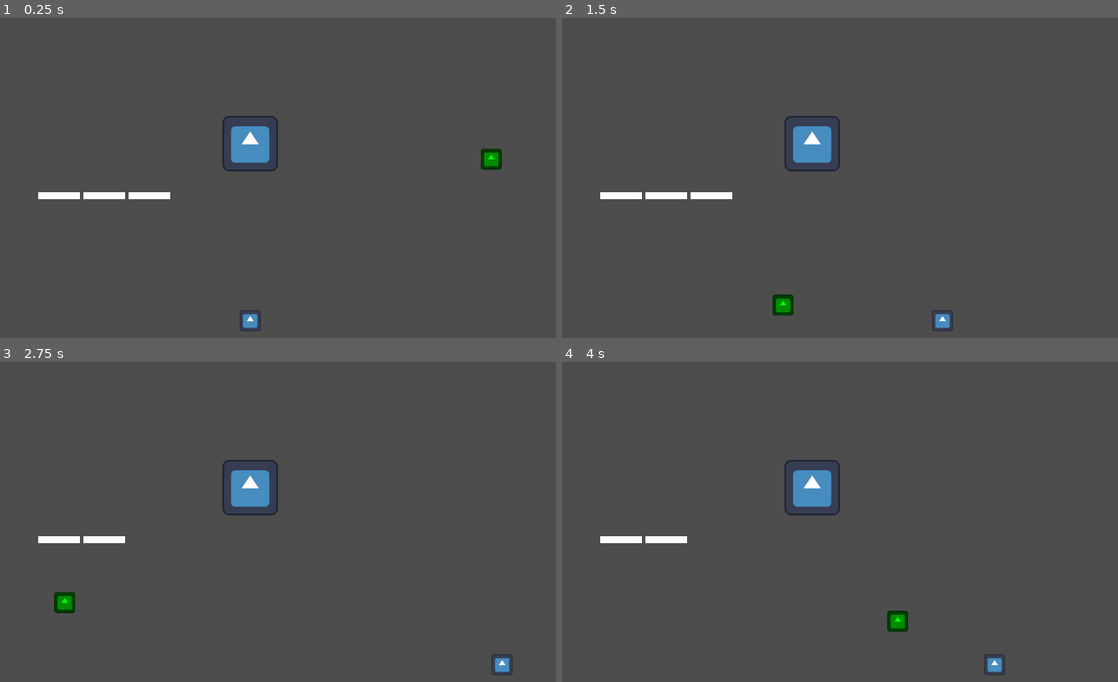
Above: before the commit, frames 1-4 (two rows, left to right).
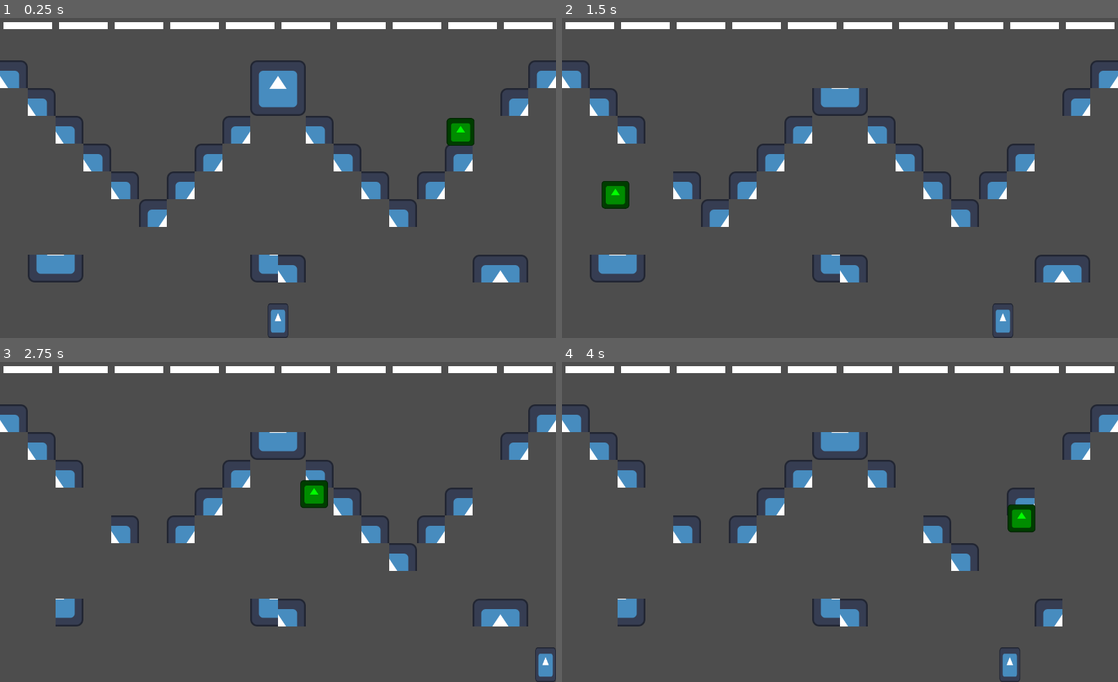
Above: after the commit, the same moments.

Repository: Utsuhoagie/Touhou-Fan-Game-Jam-13
Game: Godot game, scene res://stages/stage_1.tscn
The game is run twice, just before and just after one commit, with the same random seed, the same clock (stepped at 60 frames per second) and the same inputs. The engine's default icon, where the game draws it, is replaced by a stand-in: a white triangle on a blue panel in a dark square.
Inputs:
- Up to frame 1 (0.25 s): no input
- Up to frame 2 (1.5 s): hold D (player_right) 0.53-1.28 s; hold Z (player_shoot) 0.53-1.28 s; tap X (player_swing) at 0.8, 1.35 s; hold Down (player_down) from 1.28 s (still down)
- Up to frame 3 (2.75 s): tap Z (player_shoot) at 1.55 s; release Down (player_down) at 2.03 s; hold D (player_right) from 2.03 s (still down); hold Shift (player_focus) from 2.03 s (still down); tap X (player_swing) at 2.3 s
- Up to frame 4 (4 s): release D (player_right) at 2.78 s; release Shift (player_focus) at 2.78 s; hold Up (player_up) 2.78-3.53 s; tap Z (player_shoot) at 2.85 s; hold A (player_left) from 3.53 s (still down); tap X (player_swing) at 3.6 s

The runs differ from the first frame. In frame 1, 11% of the frame differs, in the area x 0-100%, y 1-100%; in frame 2, 9.8%; in frame 3, 9.0%; in frame 4, 8.4%.

Commit message:
Polished Stage 1 gameplay

Diff:
--- a/entities/stage1/YinyangOrb.gd
+++ b/entities/stage1/YinyangOrb.gd
@@ -8,7 +8,7 @@
 var gravity: float = ProjectSettings.get_setting("physics/2d/default_gravity")
 
 func _ready() -> void:
-	velocity = Vector2(-500, -500)
+	velocity = Vector2(-750, -750)
 
 func _physics_process(delta: float) -> void:
 	velocity.y += gravity * delta
@@ -21,11 +21,16 @@
 	if collision:
 		var collider: Object = collision.get_collider()
 		velocity = velocity.bounce(collision.get_normal())
-		velocity.y *= 0.9
+		velocity *= 0.9
 
 	sprite_2d.flip_h = velocity.x < 0
 
 func handle_player_swing(player_pos: Vector2) -> void:
 	var pos_diff: Vector2 = position - player_pos
+	var angle_radians: float = atan2(pos_diff.y, pos_diff.x)
+	angle_radians = remap(angle_radians, -PI, 0, -PI * 0.875, -PI * 0.125)
 
-	velocity = Vector2(swing_bounce * (pos_diff.x / 50), 0 - swing_bounce)
+	velocity = Vector2(
+		swing_bounce * cos(angle_radians),
+		swing_bounce * sin(angle_radians)
+	)
--- a/entities/stage1/block.tscn
+++ b/entities/stage1/block.tscn
@@ -3,10 +3,10 @@
 [ext_resource type="Script" path="res://entities/stage1/block.gd" id="1_lav3a"]
 
 [sub_resource type="RectangleShape2D" id="RectangleShape2D_cr7ag"]
-size = Vector2(96, 16)
+size = Vector2(112, 16)
 
 [sub_resource type="RectangleShape2D" id="RectangleShape2D_un0y8"]
-size = Vector2(98, 18)
+size = Vector2(114, 18)
 
 [node name="Block" type="StaticBody2D" groups=["blocks"]]
 collision_layer = 8
@@ -14,9 +14,9 @@
 script = ExtResource("1_lav3a")
 
 [node name="ColorRect" type="ColorRect" parent="."]
-offset_left = -48.0
+offset_left = -56.0
 offset_top = -8.0
-offset_right = 48.0
+offset_right = 56.0
 offset_bottom = 8.0
 
 [node name="CollisionShape2D" type="CollisionShape2D" parent="."]
--- a/entities/stage1/card_tilemap.gd
+++ b/entities/stage1/card_tilemap.gd
@@ -1,9 +1,13 @@
 extends TileMap
 
 func check_overlap(orb_pos: Vector2):
-	var current_tile_coords: Vector2i = local_to_map(orb_pos)
-	if get_cell_source_id(0, current_tile_coords) != -1:
-		set_cell(0, current_tile_coords, -1)
+	var current_tile_coords: Array[Vector2i] = [
+		local_to_map(floor(orb_pos)),
+		local_to_map(ceil(orb_pos))
+	]
 
-	if randi_range(0, 40) > 40:
-		print("shoot bullet")
+	for coord in current_tile_coords:
+		if get_cell_source_id(0, coord) != -1:
+			set_cell(0, coord, -1)
+			if randi_range(0, 100) > 60:
+				print("shoot bullet")
--- a/entities/stage1/player1.gd
+++ b/entities/stage1/player1.gd
@@ -1,9 +1,10 @@
 extends Area2D
 
-const speed: int = 400
+@export var speed: int = 400
 
 @onready var hitbox := $Hitbox
 @onready var swing_collision_area := $SwingCollisionArea
+@onready var swing_cooldown_timer = $SwingCooldownTimer
 @onready var yinyang_orb := $"../YinyangOrb"
 
 var player_size: Vector2i
@@ -18,11 +19,15 @@
 	handle_movement(input_map, delta)
 
 	if (Input.is_action_just_pressed("player_swing")
-	and swing_collision_area.has_overlapping_bodies()):
+	and swing_collision_area.has_overlapping_bodies()
+	and swing_cooldown_timer.time_left == 0.0):
 		yinyang_orb.handle_player_swing(position)
 
-	if has_overlapping_bodies():
-		die()
+	if Input.is_action_just_pressed("player_shoot"):
+		print("tuday is faiday in karifuonia")
+
+	#if has_overlapping_bodies():
+		#die()
 
 	update_animations()
 
--- a/entities/stage1/player1.tscn
+++ b/entities/stage1/player1.tscn
@@ -3,11 +3,12 @@
 [ext_resource type="Script" path="res://entities/stage1/player1.gd" id="1_1cxu7"]
 [ext_resource type="Texture2D" uid="uid://bpg10gcp7mb6i" path="res://icon.svg" id="2_kvm3v"]
 
-[sub_resource type="CircleShape2D" id="CircleShape2D_wpltg"]
+[sub_resource type="CapsuleShape2D" id="CapsuleShape2D_il02v"]
 radius = 24.0
+height = 80.0
 
 [sub_resource type="RectangleShape2D" id="RectangleShape2D_b6vh5"]
-size = Vector2(128, 88)
+size = Vector2(208, 160)
 
 [node name="Player" type="Area2D"]
 collision_layer = 2
@@ -15,16 +16,21 @@
 script = ExtResource("1_1cxu7")
 
 [node name="Sprite2D" type="Sprite2D" parent="."]
-scale = Vector2(0.375, 0.375)
+position = Vector2(0, -7.15256e-07)
+scale = Vector2(0.375, 0.625)
 texture = ExtResource("2_kvm3v")
 
 [node name="Hitbox" type="CollisionShape2D" parent="."]
-shape = SubResource("CircleShape2D_wpltg")
+shape = SubResource("CapsuleShape2D_il02v")
 
 [node name="SwingCollisionArea" type="Area2D" parent="."]
 collision_layer = 2
 collision_mask = 4
 
 [node name="CollisionShape2D" type="CollisionShape2D" parent="SwingCollisionArea"]
-position = Vector2(0, -20)
+position = Vector2(0, -40)
 shape = SubResource("RectangleShape2D_b6vh5")
+
+[node name="SwingCooldownTimer" type="Timer" parent="."]
+wait_time = 0.5
+one_shot = true
--- a/entities/stage1/yinyang_orb.tscn
+++ b/entities/stage1/yinyang_orb.tscn
@@ -4,7 +4,7 @@
 [ext_resource type="Texture2D" uid="uid://bpg10gcp7mb6i" path="res://icon.svg" id="2_bfe5t"]
 
 [sub_resource type="CircleShape2D" id="CircleShape2D_qud6h"]
-radius = 24.0
+radius = 32.0
 
 [node name="YinyangOrb" type="CharacterBody2D"]
 collision_layer = 4
@@ -13,7 +13,7 @@
 
 [node name="Sprite2D" type="Sprite2D" parent="."]
 modulate = Color(0, 1, 0, 1)
-scale = Vector2(0.375, 0.375)
+scale = Vector2(0.5, 0.5)
 texture = ExtResource("2_bfe5t")
 
 [node name="CollisionShape2D" type="CollisionShape2D" parent="."]
--- a/stages/stage_1.tscn
+++ b/stages/stage_1.tscn
@@ -1,29 +1,55 @@
-[gd_scene load_steps=5 format=3 uid="uid://cysbqrfdw3t7j"]
+[gd_scene load_steps=6 format=3 uid="uid://cysbqrfdw3t7j"]
 
 [ext_resource type="PackedScene" uid="uid://d0v5llflhppxi" path="res://entities/stage1/card_tilemap.tscn" id="1_dh076"]
 [ext_resource type="PackedScene" uid="uid://cufr5n30dlusn" path="res://entities/stage1/player1.tscn" id="2_dmm36"]
 [ext_resource type="PackedScene" uid="uid://bcgpq1uj22phm" path="res://entities/stage1/yinyang_orb.tscn" id="3_hwy0x"]
 [ext_resource type="PackedScene" uid="uid://cr0xderkkf2qk" path="res://entities/stage1/block.tscn" id="4_5ypuo"]
 
+[sub_resource type="RectangleShape2D" id="RectangleShape2D_trjt0"]
+size = Vector2(1328, 128)
+
 [node name="Stage1" type="Node2D"]
 
 [node name="CardTilemap" parent="." instance=ExtResource("1_dh076")]
-layer_0/tile_data = PackedInt32Array(458760, 0, 0, 458761, 65536, 0, 524297, 65536, 1, 524296, 0, 1)
+layer_0/tile_data = PackedInt32Array(327689, 0, 0, 327690, 65536, 0, 393225, 0, 1, 393226, 65536, 1, 458760, 0, 0, 524295, 0, 0, 589830, 0, 0, 655365, 0, 0, 458763, 65536, 0, 524300, 65536, 0, 589837, 65536, 0, 655374, 65536, 0, 589828, 65536, 0, 524291, 65536, 0, 458754, 65536, 0, 393217, 65536, 0, 327680, 65536, 0, 589839, 0, 0, 524304, 0, 0, 458769, 0, 0, 393234, 0, 0, 327699, 0, 0, 786433, 0, 1, 786434, 65536, 1, 786449, 0, 0, 786450, 65536, 0, 786441, 0, 1, 786442, 65536, 0)
 
 [node name="Player" parent="." instance=ExtResource("2_dmm36")]
-position = Vector2(576, 920)
+position = Vector2(640, 920)
+speed = 500
 
 [node name="YinyangOrb" parent="." instance=ExtResource("3_hwy0x")]
-position = Vector2(1256, 640)
+position = Vector2(1248, 640)
+swing_bounce = 1250.0
 
 [node name="Block" parent="." instance=ExtResource("4_5ypuo")]
-position = Vector2(240, 632)
+position = Vector2(192, 240)
 
 [node name="Block2" parent="." instance=ExtResource("4_5ypuo")]
-position = Vector2(344, 632)
+position = Vector2(320, 240)
+
+[node name="Block4" parent="." instance=ExtResource("4_5ypuo")]
+position = Vector2(448, 240)
+
+[node name="Block5" parent="." instance=ExtResource("4_5ypuo")]
+position = Vector2(576, 240)
+
+[node name="Block6" parent="." instance=ExtResource("4_5ypuo")]
+position = Vector2(704, 240)
+
+[node name="Block7" parent="." instance=ExtResource("4_5ypuo")]
+position = Vector2(832, 240)
+
+[node name="Block8" parent="." instance=ExtResource("4_5ypuo")]
+position = Vector2(960, 240)
+
+[node name="Block9" parent="." instance=ExtResource("4_5ypuo")]
+position = Vector2(1088, 240)
+
+[node name="Block10" parent="." instance=ExtResource("4_5ypuo")]
+position = Vector2(1216, 240)
 
 [node name="Block3" parent="." instance=ExtResource("4_5ypuo")]
-position = Vector2(136, 632)
+position = Vector2(64, 240)
 
 [node name="Walls" type="StaticBody2D" parent="."]
 position = Vector2(-10, 10)
@@ -31,4 +57,8 @@
 
 [node name="CollisionShape2D" type="CollisionPolygon2D" parent="Walls"]
 position = Vector2(-2, 470)
-polygon = PackedVector2Array(-12, -504, -12, 504, 1316, 504, 1316, -504, 1292, -504, 1292, 480, 12, 480, 12, -504)
+polygon = PackedVector2Array(-12, -352, -12, 504, 1316, 504, 1316, -352, 1292, -352, 1292, 480, 12, 480, 12, -352)
+
+[node name="CollisionShape2D2" type="CollisionShape2D" parent="Walls"]
+position = Vector2(650, 54)
+shape = SubResource("RectangleShape2D_trjt0")
